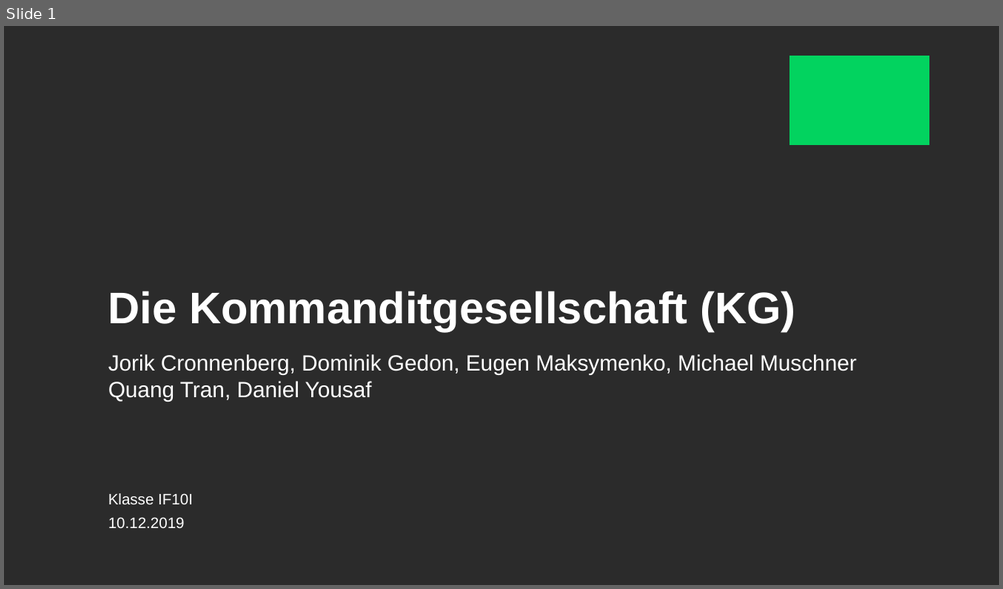
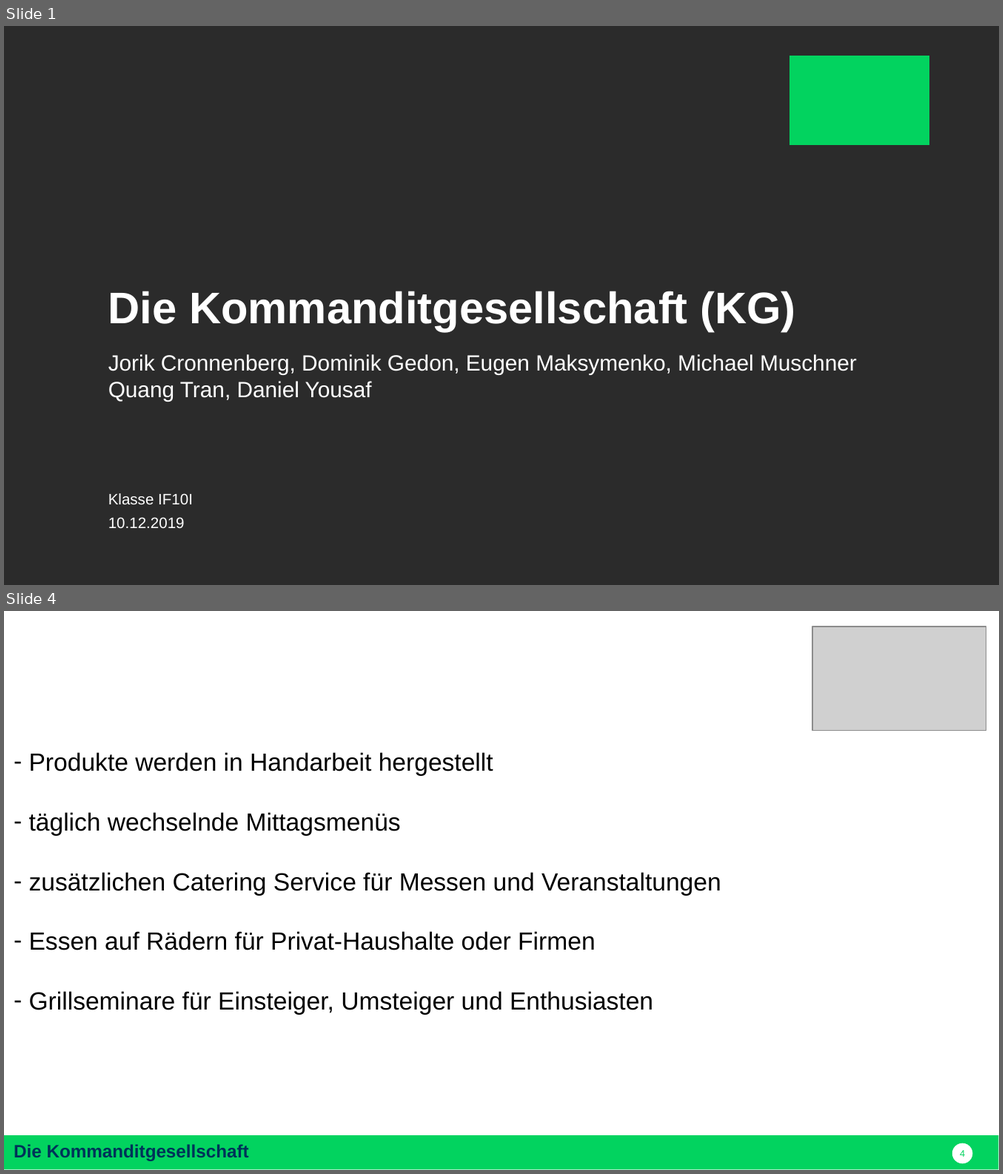
Before and after one commit to nodeg/exercises, a slide deck: Referat_BWP_KG_danny.pptx. Shown one above the other, each under a label of ours: slide 1 before the commit, slides 1 and 4 after it; the slides between them are not shown. The pictures are 1003x589 and 1003x1174 pixels, drawn with LibreOffice and Linux fonts; fonts in the diff are those of the drawing; grey boxes stand for pictures; background and template pictures are left out; a plain dark background stands for a picture behind light text. Boxes give left, top, right and bottom in pixels: in the first picture for what was removed or moved away, otherwise in the second. Text is boxed around its words. In the diff, an @@ line names an element or a change of style, - is before the commit and + after.

```diff
--- a/Referat_BWP_KG_danny.pptx
+++ b/Referat_BWP_KG_danny.pptx
@@ slide 4 added at (x1=4, y1=611, x2=999, y2=1170), background #FFFFFF @@
@@ picture added at (x1=813, y1=627, x2=987, y2=732) @@
@@ text added at (x1=29, y1=752, x2=721, y2=1014), 18 pt, text #000000 @@
+– Produkte werden in Handarbeit hergestellt
+– täglich wechselnde Mittagsmenüs
+– zusätzlichen Catering Service für Messen und Veranstaltungen
+– Essen auf Rädern für Privat-Haushalte oder Firmen
+– Grillseminare für Einsteiger, Umsteiger und Enthusiasten
@@ rectangle added at (x1=4, y1=1136, x2=999, y2=1170), fill #02D35F, 13 pt, text #003259, bold @@
+Die Kommanditgesellschaft
@@ page number added at (x1=952, y1=1144, x2=973, y2=1165), fill #FFFFFF, 6.8 pt, text #02D35F @@
+4
```
Also in this commit, not shown: 2 slides changed, 4 other slides added, 5 slides removed.
